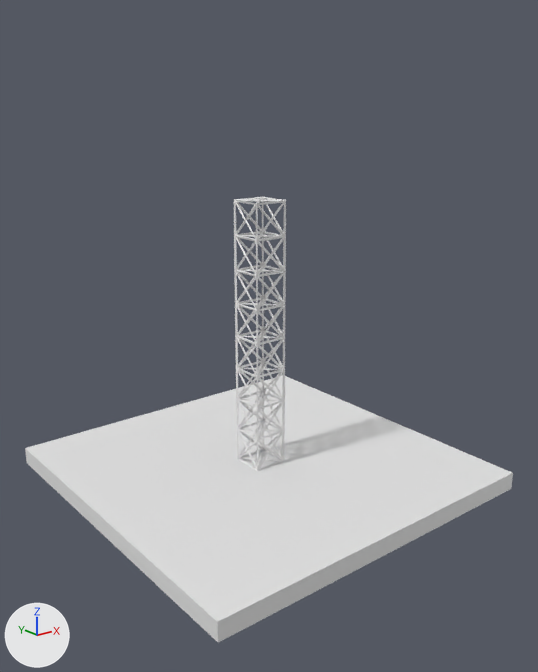
One commit to the Blender file underConstuction.blend: the scene before it, then after it.
Rendered twice from a 50 mm camera at (-25.9, -33.2, 21.8) aimed at (0.8, 0.2, 8.4). The lights are fixed; the arrows at lower left show +X, +Y and +Z.
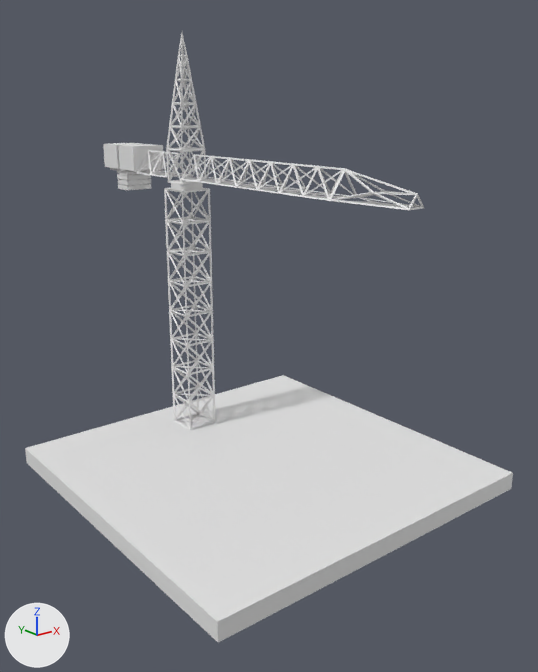
Commit message: Finish crane mesh

What differs and where, as boxes (x1, y1, x2, y2) in the pictures (538 x 672 px):
'Cube.002', reshaped, moved, rescaled, modifiers changed (230% wider, 83% shorter)
    before: (234, 197, 286, 471)
    after: (181, 154, 355, 201)
'Cube.003', added
    after: (164, 188, 215, 430)
'Cube.001', now drawn
    after: (166, 33, 206, 185)
'Cube.004', added
    after: (329, 168, 424, 210)
'Cube.007', added
    after: (119, 144, 164, 171)
'Cube.005', added
    after: (110, 150, 192, 177)
'Cube.008', added
    after: (117, 169, 151, 190)
'Cube.006', added
    after: (103, 143, 142, 169)
'Cylinder', added
    after: (171, 180, 203, 191)
'Cube.009', added
    after: (122, 174, 145, 186)

What changed in the scene script:
```text
Change me_cube_001:
    used by ob_cube_001; location = (8.17, 0.0, 7.65); scale = (1.0, 1.0, 7.31)
    remove me_cube_001.from_pydata(...)  # 44 vertices, 0 faces, 100 loose edges; spans x -1.0..1.0, y -1.0..1.0, z -1.0..1.0
    add me_cube_001.from_pydata(...)  # 46 vertices, 88 faces; spans x -1.0..1.0, y -1.0..1.0, z -1.0..7.83
    me_cube_001 part 2
    36 vertices are removed from x -1.0..1.0, y -1.0..1.0, z -0.88..0.88
    100 loose edges are deleted
    38 vertices are added at x -1.0..1.0, y -1.0..1.0, z -1.0..7.83
    88 new faces join them
Change me_cube_002:
    remove me_cube_002.from_pydata(...)  # 14 vertices, 24 faces; spans x -1.0..1.0, y -1.0..1.0, z -1.0..1.0
    add me_cube_002.from_pydata(...)  # 9 vertices, 14 faces; spans x -1.0..1.0, y -1.0..1.0, z -1.0..1.0
    me_cube_002 part 1
    9 vertices are removed from x -1.0..1.0, y -1.0..1.0, z 0.0..1.0
    20 faces are deleted
    4 vertices are added at (0.0, -1.0, 1.0), (0.0, 1.0, 1.0), (-0.5, 0.0, 0.0), (0.5, 0.0, 0.0)
    10 new faces join them
Add me_cube_007:
    me_cube_007.from_pydata([(-1.0, -1.0, -1.0), (0.0, -1.0, 1.0), (-1.0, 1.0, -1.0), (0.0, 1.0, 1.0), (1.0, -1.0, -1.0), (1.0, 1.0, -1.0), (-0.5, 0.0, 0.0), (0.5, 0.0, 0.0), (0.0, 0.0, -1.0)], [], [(6, 2, 0), (7, 4, 5), (8, 0, 2), (1, 6, 0), (3, 7, 5), (5, 8, 2), (6, 3, 2), (2, 3, 5), (7, 1, 4), (1, 0, 4), (8, 4, 0), (1, 3, 6), (3, 1, 7), (5, 4, 8)])
Add me_cube_006:
    me_cube_006.from_pydata([(-0.49, -3.9, -1.0), (0.0, -3.9, -0.11), (-1.0, 0.94, -1.0), (0.0, 0.94, 1.0), (0.49, -3.9, -1.0), (1.0, 0.94, -1.0), (-0.41, -1.48, -0.26), (0.41, -1.48, -0.26), (0.0, -1.48, -1.0)], [], [(6, 2, 0), (7, 4, 5), (8, 0, 2), (1, 6, 0), (3, 7, 5), (5, 8, 2), (6, 3, 2), (2, 3, 5), (7, 1, 4), (1, 0, 4), (8, 4, 0), (1, 3, 6), (3, 1, 7), (5, 4, 8)])
Change ob_cube_001:
    ob_cube_001.location: (8.17, 0.0, 7.65) -> (0.0, 7.49, 18.01)
    ob_cube_001.scale: (1.0, 1.0, 7.31) -> (0.836, 0.836, 1.0)
Change ob_cube_002:
    ob_cube_002.location: (0.0, 0.0, 1.57) -> (0.0, 5.65, 18.01)
    ob_cube_002.scale: (1.0, 1.0, 1.0) -> (0.945, 0.945, 0.705)
    where _m = ob_cube_002.modifiers.new('Array', 'ARRAY')
    _m.count: 8 -> 7
    _m.relative_offset_displace: (0.0, 0.0, 1.0) -> (0.0, -1.0, 0.0)
Add ob_cube_009:
    ob_cube_009 = bpy.data.objects.new('Cube.009', me_cube_012)  # a box spanning x -1.0..1.0, y -1.0..1.0, z -1.0..1.0
    ob_cube_009.location = (0.0, 14.31, 16.86)
    ob_cube_009.scale = (0.763, 0.59, -0.752)
Add ob_cube_008:
    ob_cube_008 = bpy.data.objects.new('Cube.008', me_cube_012.copy())  # modifiers ARRAY
    ob_cube_008.location = (0.0, 14.31, 17.23)
    ob_cube_008.scale = (0.923, 0.714, -0.147)
Add ob_cube_007:
    ob_cube_007 = bpy.data.objects.new('Cube.007', me_cube_012.copy())
    ob_cube_007.location = (0.0, 13.14, 18.24)
    ob_cube_007.scale = (1.15, 1.0, 0.796)
Add ob_cube_006:
    ob_cube_006 = bpy.data.objects.new('Cube.006', me_cube_012.copy())
    ob_cube_006.location = (0.0, 15.41, 18.24)
    ob_cube_006.scale = (1.15, 1.0, 0.796)
Add ob_cube_005:
    ob_cube_005 = bpy.data.objects.new('Cube.005', me_cube_007)  # modifiers ARRAY, WIREFRAME
    ob_cube_005.location = (0.0, 9.33, 18.01)
    ob_cube_005.scale = (0.945, 0.945, 0.705)
Add ob_cube_004:
    ob_cube_004 = bpy.data.objects.new('Cube.004', me_cube_006)  # modifiers WIREFRAME
    ob_cube_004.location = (0.0, -7.6, 18.01)
    ob_cube_004.scale = (0.945, 0.945, 0.705)
Add ob_cube_003:
    ob_cube_003 = bpy.data.objects.new('Cube.003', me_cube_002.copy())  # the mesh of ob_cube_002; modifiers ARRAY, WIREFRAME
    ob_cube_003.location = (0.0, 7.49, 1.57)
Add ob_cylinder:
    ob_cylinder = bpy.data.objects.new('Cylinder', me_cylinder)  # a 32-sided cylinder along z spanning x -1.0..1.0, y -1.0..1.0, z -1.0..1.0
    ob_cylinder.location = (0.0, 7.49, 16.77)
    ob_cylinder.scale = (1.0, 1.0, 0.254)
```
